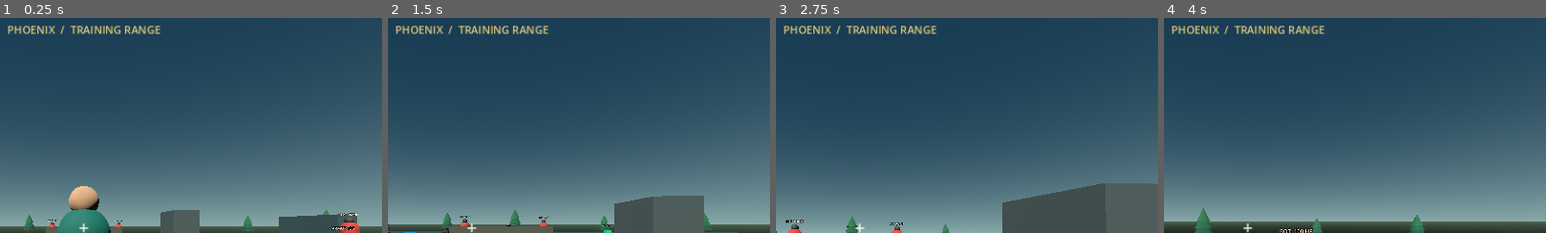
Above: before the commit, frames 1-4 (left to right).
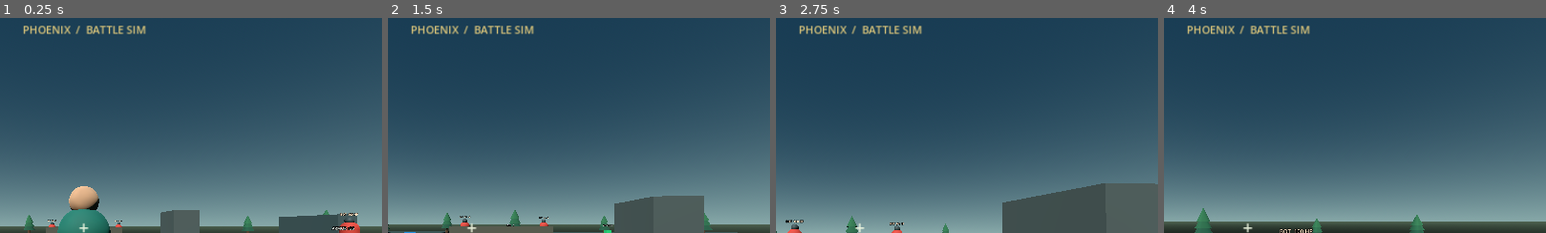
Above: after the commit, the same moments.

Repository: rannarmenu/project-phoenix-battle-royale
Game: Godot game, scene res://scenes/main.tscn
The game is run twice, just before and just after one commit, with the same random seed, the same clock (stepped at 60 frames per second) and the same inputs.
Inputs (mouse positions are % of the whole screen's width and height, from its top left):
- Up to frame 1 (0.25 s): no input
- Up to frame 2 (1.5 s): tap Enter at 0.5 s; move the mouse to (55, 50) at 0.52 s; hold W (move_forward) from 0.53 s (still down); tap V at 0.6 s; click (55, 50) at 0.67 s; tap Space (jump) at 0.77 s; move the mouse to (45, 50) at 1.27 s; tap R at 1.35 s
- Up to frame 3 (2.75 s): keep holding W (move_forward); tap Space (jump) at 1.52 s; move the mouse to (52, 48) at 2.02 s; tap Q at 2.1 s
- Up to frame 4 (4 s): keep holding W (move_forward); move the mouse to (49, 52) at 2.77 s; tap Tab at 2.85 s; click (49, 52) at 2.92 s; tap Space (jump) at 3.02, 3.77 s; move the mouse to (57, 51) at 3.52 s; tap 1 at 3.6 s
The pictures show only the part of the screen within x 39-89%, y 2-52%; the shares and areas given below are measured in that part.

The runs differ from the first frame. In frame 1, 1.1% of the frame differs, in the area x 2-42%, y 3-8%; in frame 2, 1.2%; in frame 3, 1.2%; in frame 4, 1.1%.

Commit message:
Add match timer, three-life defeat and victory screen

Diff:
--- a/scripts/main.gd
+++ b/scripts/main.gd
@@ -10,6 +10,10 @@
 var total_targets: int = 0
 var safe_zone: Node3D
 var hud_refresh_timer: float = 0.0
+var match_elapsed: float = 0.0
+var match_duration: float = 300.0
+var match_state: StringName = &"IN_PROGRESS"
+var match_overlay: PanelContainer
 
 func _ready() -> void:
 	_build_environment()
@@ -22,6 +26,12 @@
 	_update_hud()
 
 func _process(delta: float) -> void:
+	if match_state != &"IN_PROGRESS":
+		return
+	match_elapsed += delta
+	if match_elapsed >= match_duration:
+		_finish_match(&"TIME UP")
+		return
 	hud_refresh_timer += delta
 	if hud_refresh_timer >= 0.25:
 		hud_refresh_timer = 0.0
@@ -203,6 +213,7 @@
 	var player: CharacterBody3D = PlayerScript.new()
 	player.name = "Player"
 	player.position = Vector3(0.0, 0.05, 16.0)
+	player.player_eliminated.connect(_on_player_eliminated)
 	add_child(player)
 
 func _spawn_targets() -> void:
@@ -234,7 +245,7 @@
 	layer.add_child(status_label)
 
 	var title := Label.new()
-	title.text = "PHOENIX  /  TRAINING RANGE"
+	title.text = "PHOENIX  /  BATTLE SIM"
 	title.anchor_left = 0.5
 	title.anchor_right = 0.5
 	title.offset_left = -210.0
@@ -263,7 +274,67 @@
 	layer.add_child(crosshair)
 
 func _on_target_eliminated() -> void:
-	eliminated_count += 1
+	if match_state != &"IN_PROGRESS":
+		return
+	eliminated_count = mini(total_targets, eliminated_count + 1)
+	_update_hud()
+	if eliminated_count >= total_targets:
+		_finish_match(&"VICTORY")
+
+func _on_player_eliminated() -> void:
+	_finish_match(&"DEFEAT")
+
+func _finish_match(result: StringName) -> void:
+	if match_state != &"IN_PROGRESS":
+		return
+	match_state = result
+	var player := get_node_or_null("Player")
+	if is_instance_valid(player):
+		player.process_mode = Node.PROCESS_MODE_DISABLED
+		player.set_process_input(false)
+		player.set_process_unhandled_input(false)
+	for bot in get_tree().get_nodes_in_group("enemy_bots"):
+		if is_instance_valid(bot):
+			bot.process_mode = Node.PROCESS_MODE_DISABLED
+	if is_instance_valid(safe_zone):
+		safe_zone.process_mode = Node.PROCESS_MODE_DISABLED
+
+	var layer := CanvasLayer.new()
+	layer.name = "MatchResultLayer"
+	add_child(layer)
+	match_overlay = PanelContainer.new()
+	match_overlay.name = "MatchResultPanel"
+	match_overlay.anchor_left = 0.5
+	match_overlay.anchor_right = 0.5
+	match_overlay.anchor_top = 0.5
+	match_overlay.anchor_bottom = 0.5
+	match_overlay.offset_left = -190.0
+	match_overlay.offset_right = 190.0
+	match_overlay.offset_top = -125.0
+	match_overlay.offset_bottom = 125.0
+	layer.add_child(match_overlay)
+
+	var layout := VBoxContainer.new()
+	layout.alignment = BoxContainer.ALIGNMENT_CENTER
+	layout.add_theme_constant_override("separation", 14)
+	match_overlay.add_child(layout)
+	var headline := Label.new()
+	headline.text = "MISSION COMPLETE" if result == &"VICTORY" else "MISSION FAILED"
+	headline.horizontal_alignment = HORIZONTAL_ALIGNMENT_CENTER
+	headline.add_theme_font_size_override("font_size", 26)
+	headline.add_theme_color_override("font_color", Color(0.87, 0.78, 0.48) if result == &"VICTORY" else Color(1.0, 0.36, 0.28))
+	layout.add_child(headline)
+	var details := Label.new()
+	details.text = "All enemies eliminated." if result == &"VICTORY" else ("All lives lost." if result == &"DEFEAT" else "The match timer has expired.")
+	details.horizontal_alignment = HORIZONTAL_ALIGNMENT_CENTER
+	details.add_theme_font_size_override("font_size", 16)
+	layout.add_child(details)
+	var retry := Button.new()
+	retry.text = "PLAY AGAIN"
+	retry.custom_minimum_size = Vector2(150.0, 44.0)
+	retry.size_flags_horizontal = Control.SIZE_SHRINK_CENTER
+	retry.pressed.connect(func() -> void: get_tree().reload_current_scene())
+	layout.add_child(retry)
 	_update_hud()
 
 func _update_hud() -> void:
